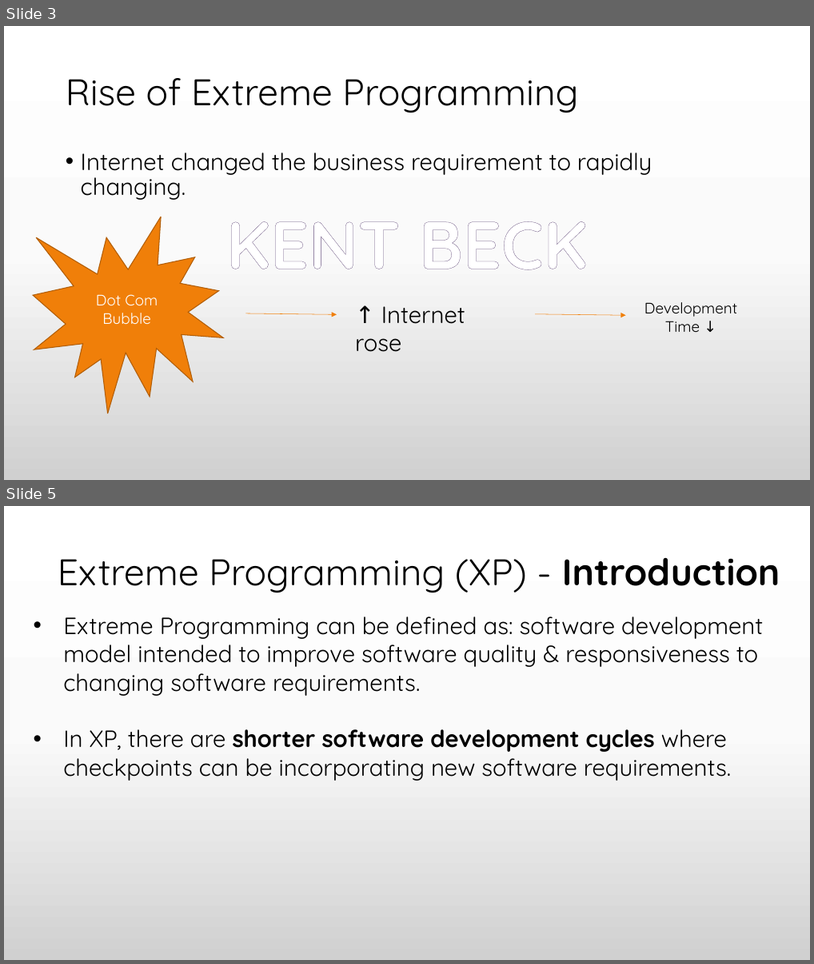
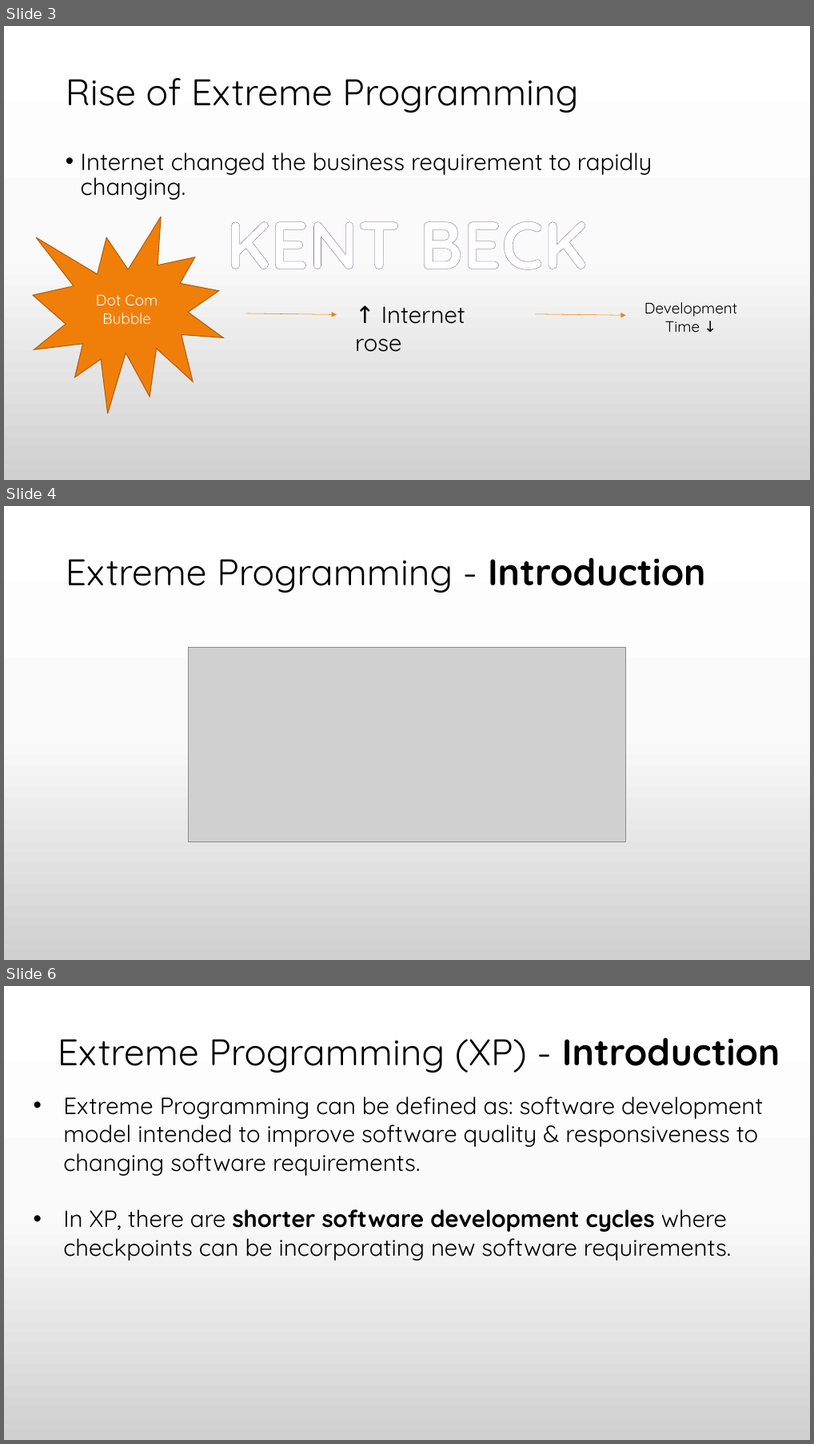
Before and after one commit to praash47/aasn-iii, a slide deck: extreme_programming.pptx. Shown one above the other, each under a label of ours: slides 3 and 5 before the commit, slides 3, 4 and 6 after it; the slides between them are not shown. The pictures are 814x964 and 814x1444 pixels, drawn with LibreOffice and Linux fonts; fonts in the diff are those of the drawing; grey boxes stand for pictures. Boxes give left, top, right and bottom in pixels: in the first picture for what was removed or moved away, otherwise in the second. Text is boxed around its words. In the diff, an @@ line names an element or a change of style, - is before the commit and + after.

Commit message:
1st version of my part complete.
Topics added: Introduction, Diagram & Why

```diff
--- a/extreme_programming.pptx
+++ b/extreme_programming.pptx
@@ slide 4 added at box(4, 506, 810, 960), background gradient #FFFFFF to #FBFBFB to #D1D1D1 @@
@@ title added at box(66, 558, 706, 593), 44 pt, text #000000 @@
+Extreme Programming - Introduction
@@ picture added at box(189, 647, 626, 842) @@
@@ what was slide 5 is now slide 6 @@
```
Also in this commit, not shown: 2 slides changed, 2 other slides added, 9 other files.
